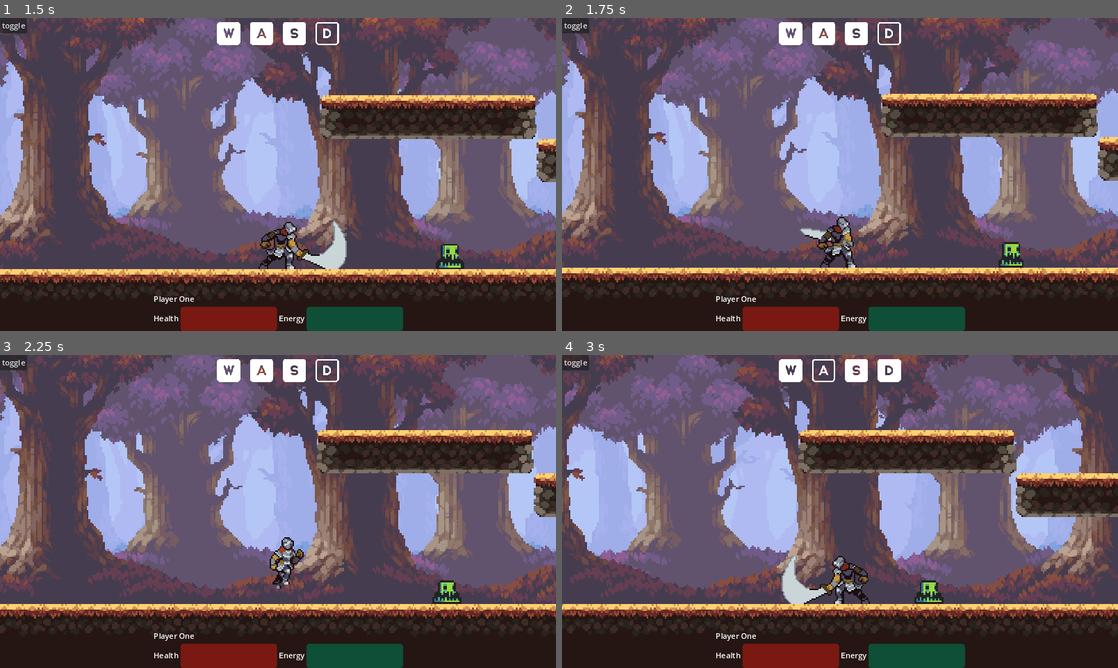
Above: before the commit, frames 1-4 (two rows, left to right).
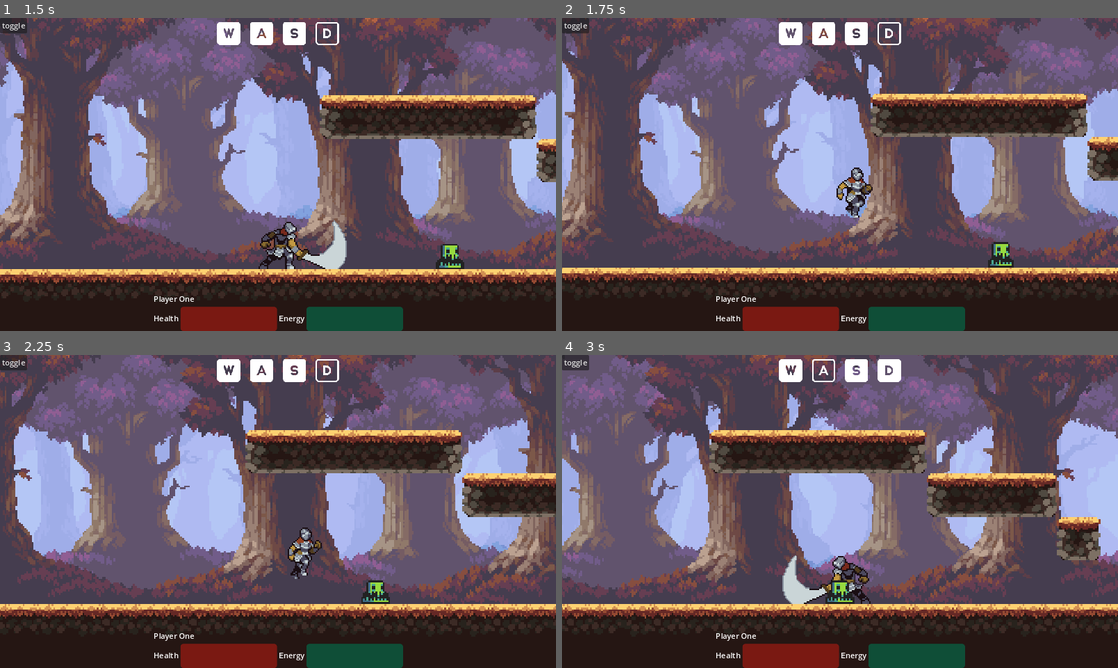
Above: after the commit, the same moments.

Repository: Unequipped/Untitled-Platformer
Game: Godot game, scene res://Scenes/Game/game.tscn
Same seed, same stepped clock (60 frames per second), same inputs: the game is played once before the commit and once after it.
Inputs:
- Up to frame 1 (1.5 s): click "START GAME" at 0.5 s; hold D (right) from 1.28 s (still down); hold G (attack) from 1.28 s (still down)
- Up to frame 2 (1.75 s): keep holding D (right); keep holding G (attack); tap W (up) at 1.52, 1.55 s
- Up to frame 3 (2.25 s): keep holding D (right); tap W (up) at 1.82, 2.1 s; release G (attack) at 2.03 s
- Up to frame 4 (3 s): tap W (up) at 2.27, 2.57 s; tap G (attack) at 2.3 s; release D (right) at 2.78 s; hold A (left) from 2.78 s (still down); hold G (attack) from 2.78 s (still down)

Frame 1 is identical in both runs. In frame 2, 29% of the frame differs, in the area x 0-100%, y 0-85%; in frame 3, 61%; in frame 4, 64%.

Commit message:
attack & attack2 minor changes + comments

Diff:
--- a/Scenes/Entities/States/attack.gd
+++ b/Scenes/Entities/States/attack.gd
@@ -1,5 +1,9 @@
 class_name Attack
 extends State
+
+# The issue with attack and attack2 is that I'll probably need to end up
+# hard coding apply damage to when the correct frame is reached
+# it might be good to create an entirely separate node handling animations
 
 @export var actor: CharacterBody2D
 @export var end_frame: int = 3
@@ -11,10 +15,12 @@
 	actor.animate(str(name))
 
 func exit():
-	actor.apply_dmg()
+	pass
 
 func update(delta):
 	attack_playing = actor.animate() # returns true if animation is playing
+	if !attack_playing:
+		actor.apply_dmg()
 
 func physics_update(delta):
 	actor.velocity.x = 0
@@ -26,3 +32,6 @@
 			Transitioned.emit(self, "attack2")
 		if actor.is_on_floor():
 			Transitioned.emit(self, "idle")
+
+	if inputManager.jump_inp():
+		Transitioned.emit(self, "jump")
--- a/Scenes/Entities/States/attack2.gd
+++ b/Scenes/Entities/States/attack2.gd
@@ -10,10 +10,12 @@
 	actor.animate(str(name))
 
 func exit():
-	actor.apply_dmg()
+	pass
 
 func update(delta):
 	attack_playing = actor.animate()
+	if !attack_playing:
+		actor.apply_dmg()
 
 func physics_update(delta):
 	actor.velocity.x = 0
@@ -25,3 +27,6 @@
 			Transitioned.emit(self, "idle")
 		else:
 			Transitioned.emit(self, "fall")
+
+	if inputManager.jump_inp():
+		Transitioned.emit(self, "jump")
